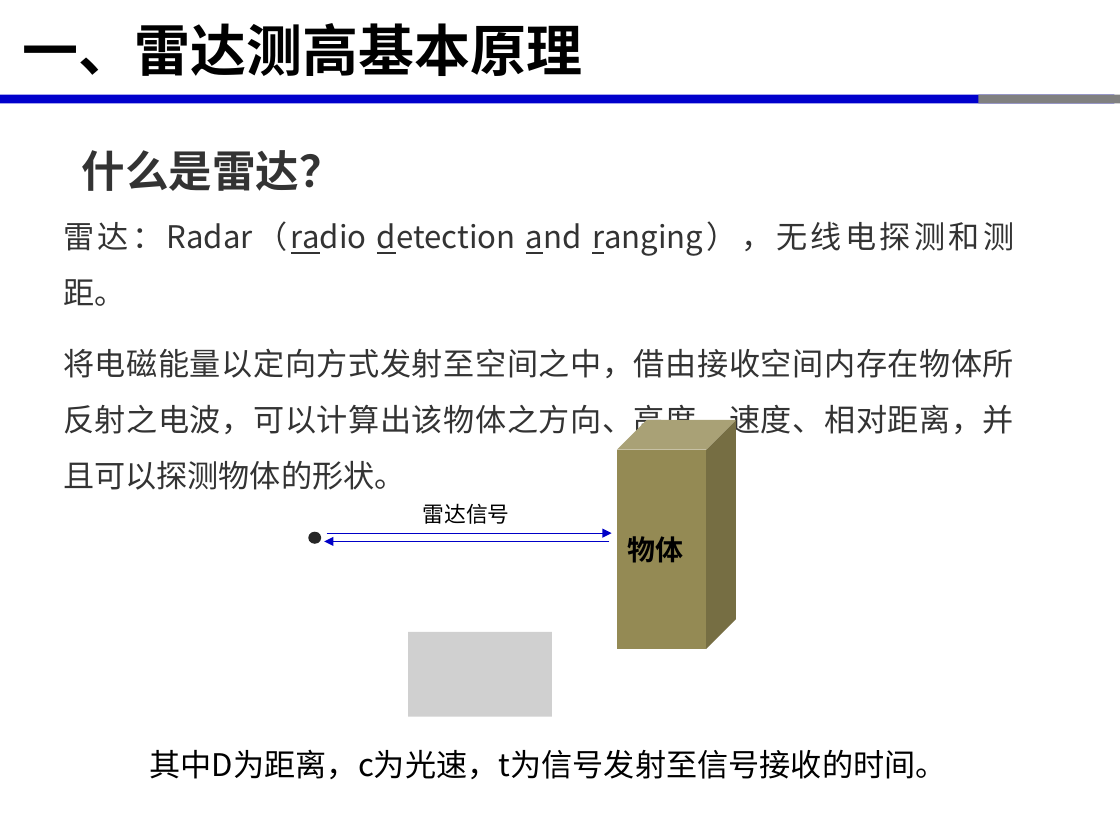
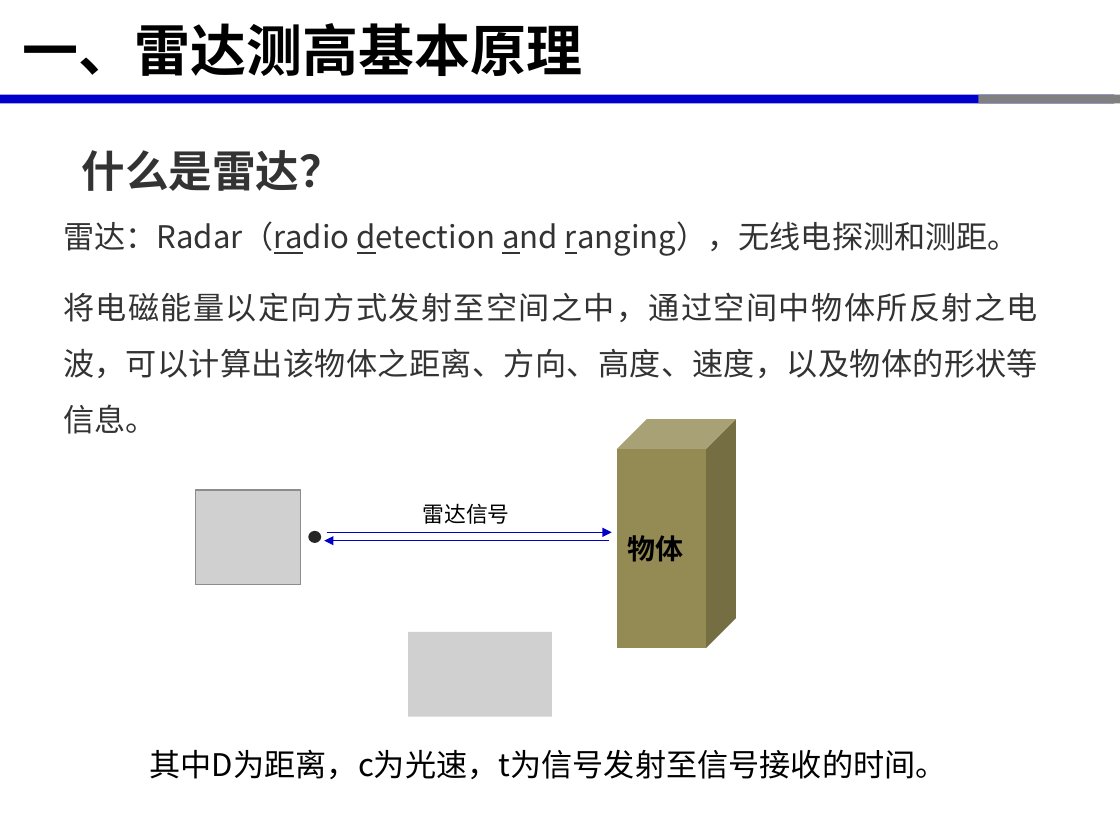
Before and after one commit to xinluo2018/satellite-altimetry-course, a slide deck: slide 4 of 第2章-星载雷达测高原理-2学时/第2章-星载雷达测高原理-2学时.pptx. Drawn at 1120x840 pixels with LibreOffice and Linux fonts; fonts in the diff are those of the drawing; grey boxes stand for pictures. Boxes give left, top, right and bottom in pixels: in the first picture for what was removed or moved away, otherwise in the second. Text is boxed around its words. In the diff, an @@ line names an element or a change of style, - is before the commit and + after.

```diff
--- a/第2章-星载雷达测高原理-2学时/第2章-星载雷达测高原理-2学时.pptx
+++ b/第2章-星载雷达测高原理-2学时/第2章-星载雷达测高原理-2学时.pptx
@@ text at (63, 293, 1038, 378): text changed @@
-将电磁能量以定向方式发射至空间之中，借由接收空间内存在物体所反射之电波，可以计算出该物体之方向、高度、速度、相对距离，并且可以探测物体的形状。
+将电磁能量以定向方式发射至空间之中，通过空间中物体所反射之电波，可以计算出该物体之距离、方向、高度、速度，以及物体的形状等信息。
@@ picture added at (196, 489, 301, 585) @@
```
Also in this commit, not shown: 9 other slides changed, 9 other files.
